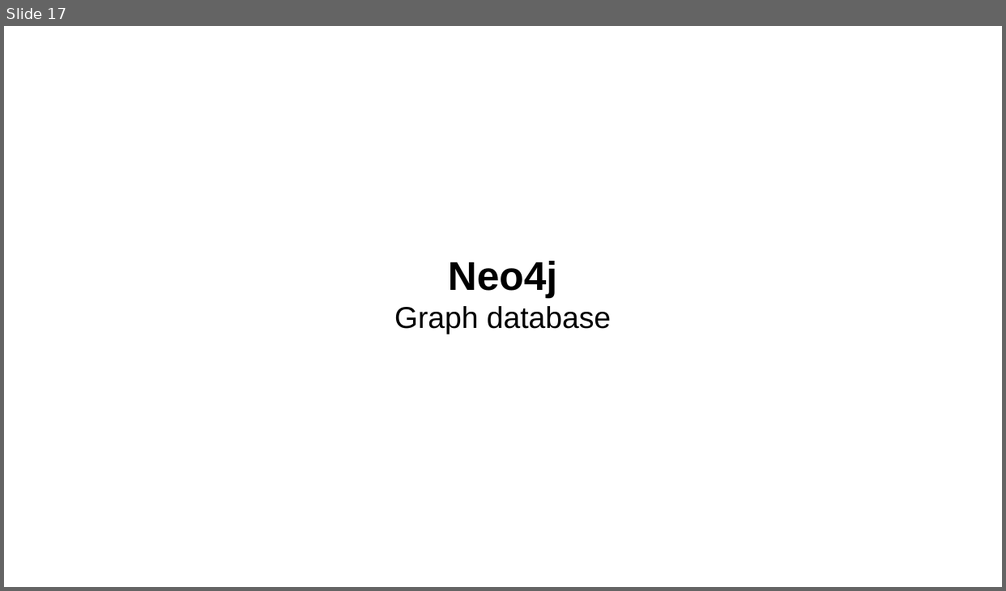
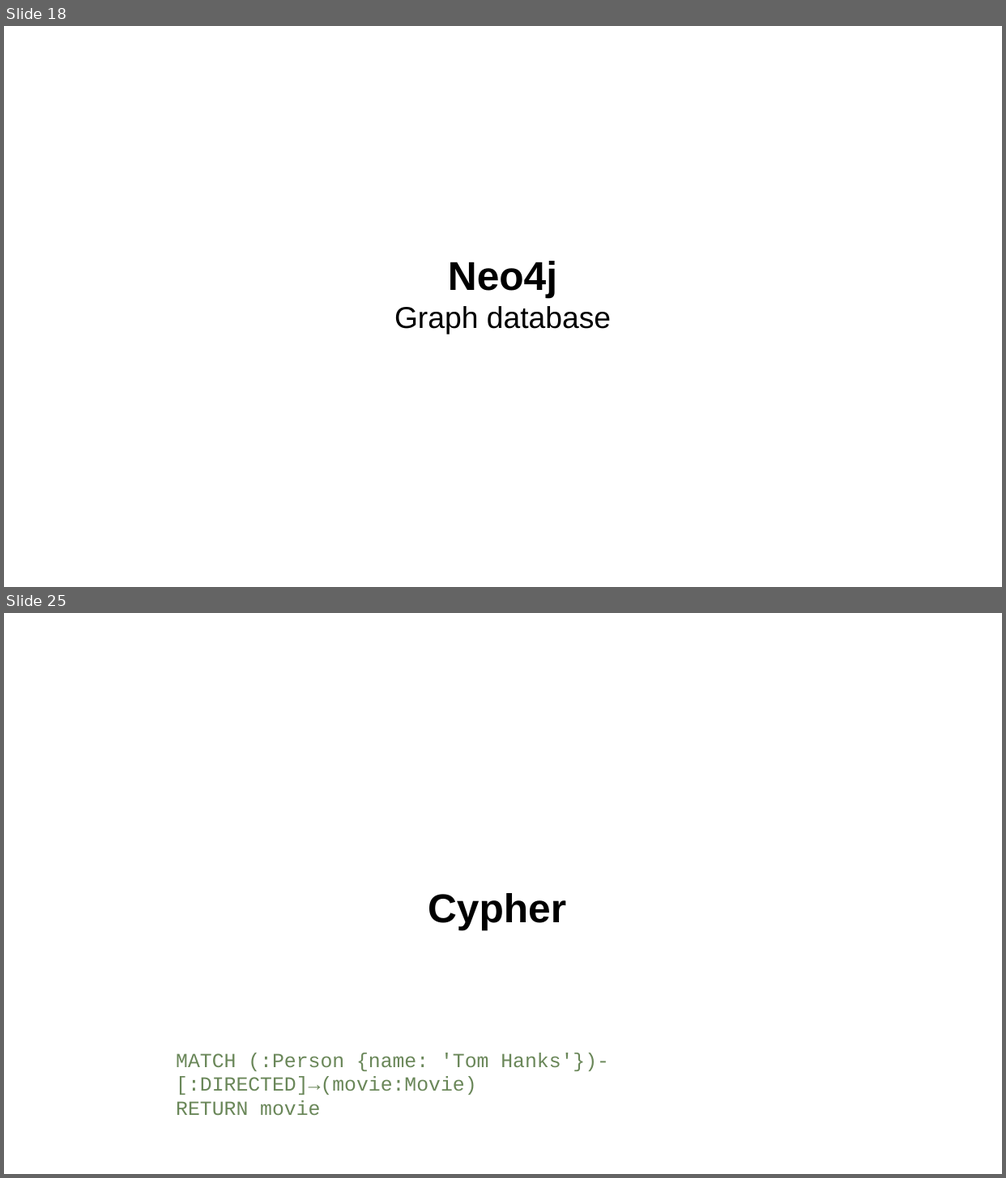
Before and after one commit to skrabbenborg/nosql-talk, a slide deck: presentation/presentation.pptx. Shown one above the other, each under a label of ours: slide 17 before the commit, slides 18 and 25 after it; the slides between them are not shown. The pictures are 1006x591 and 1006x1178 pixels, drawn with LibreOffice and Linux fonts; fonts in the diff are those of the drawing; background and template pictures are left out. Boxes give left, top, right and bottom in pixels: in the first picture for what was removed or moved away, otherwise in the second. Text is boxed around its words. In the diff, an @@ line names an element or a change of style, - is before the commit and + after.

Commit message:
Progress on Neo4j presentation

```diff
--- a/presentation/presentation.pptx
+++ b/presentation/presentation.pptx
@@ slide 25 added at box(4, 613, 1002, 1174), background picture (left out) @@
@@ text added at box(428, 893, 566, 931), 32 pt, text #000000, bold @@
+Cypher
@@ text added at box(176, 1053, 609, 1115), 16 pt, text #6A8759 @@
+MATCH (:Person {name: 'Tom Hanks'})-[:DIRECTED]→(movie:Movie)
+RETURN movie
@@ what was slide 17 is now slide 18 @@
```
Also in this commit, not shown: 3 slides changed, 11 other slides added, 1 slide removed, 12 other files.
